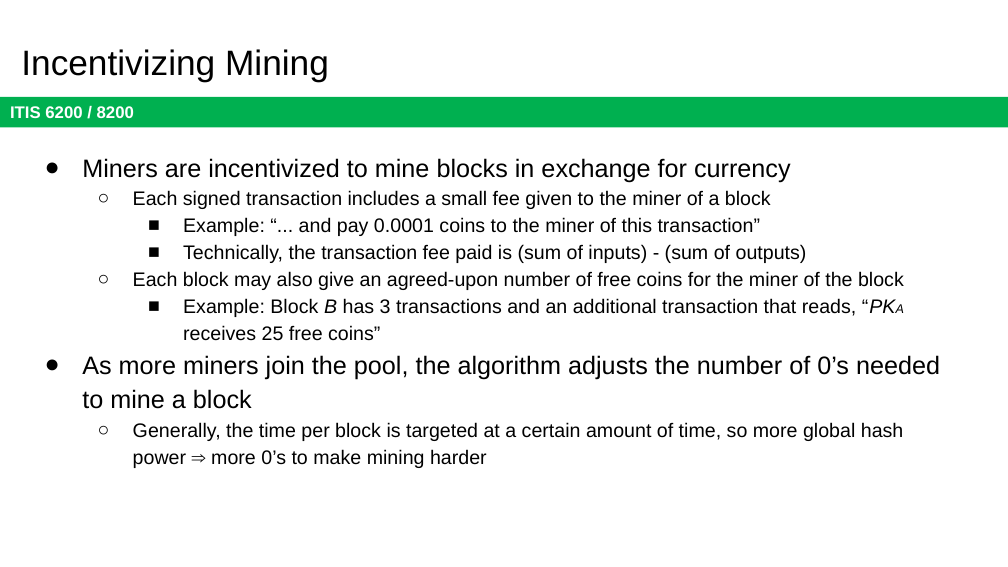
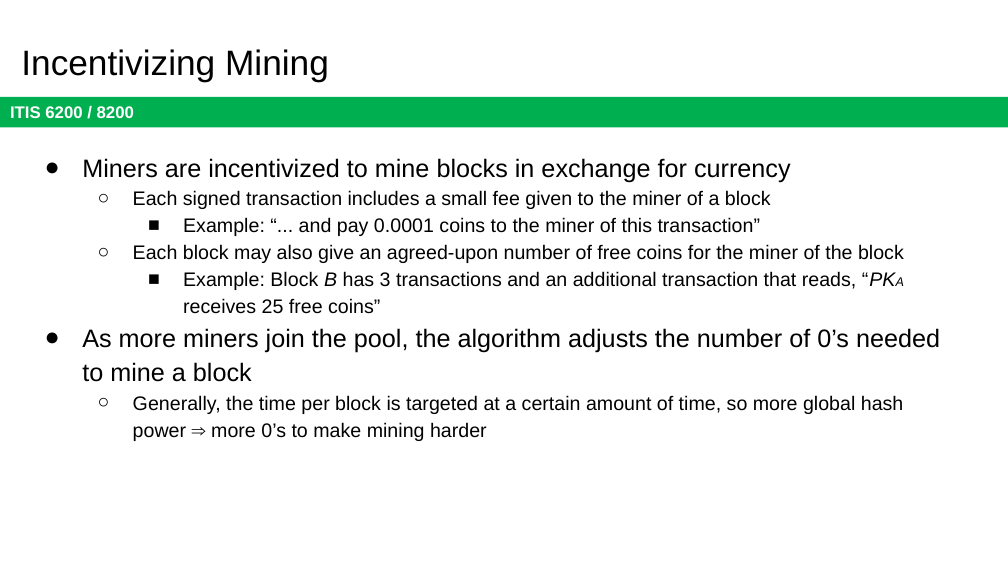
Before and after one commit to jx5c/github.io, a slide deck: slide 25 of teaching/ITIS6200/2023fa/lectures/lec08.pptx. Drawn at 1008x567 pixels with LibreOffice and Linux fonts; fonts in the diff are those of the drawing. Boxes give left, top, right and bottom in pixels: in the first picture for what was removed or moved away, otherwise in the second. Text is boxed around its words. In the diff, an @@ line names an element or a change of style, - is before the commit and + after.

```diff
--- a/teaching/ITIS6200/2023fa/lectures/lec08.pptx
+++ b/teaching/ITIS6200/2023fa/lectures/lec08.pptx
@@ text at box(183, 244, 807, 263): paragraph removed @@
-    ■ Technically, the transaction fee paid is (sum of inputs) - (sum of outputs)
```
Also in this commit, not shown: 10 other slides changed, 2 other files.
